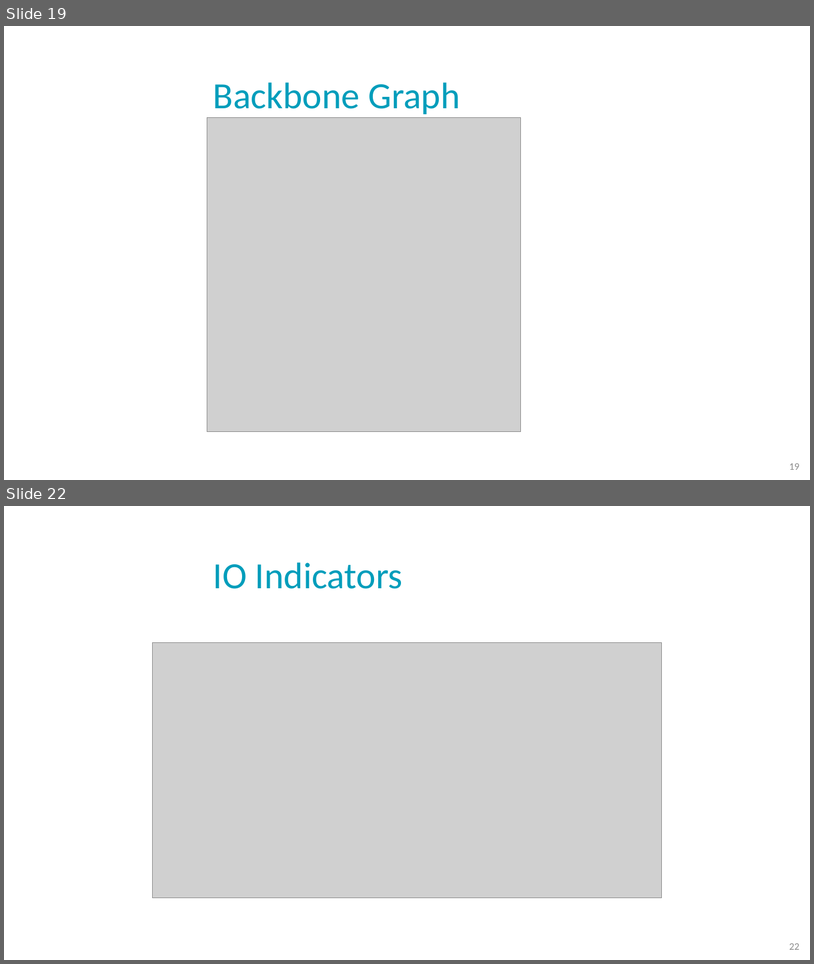
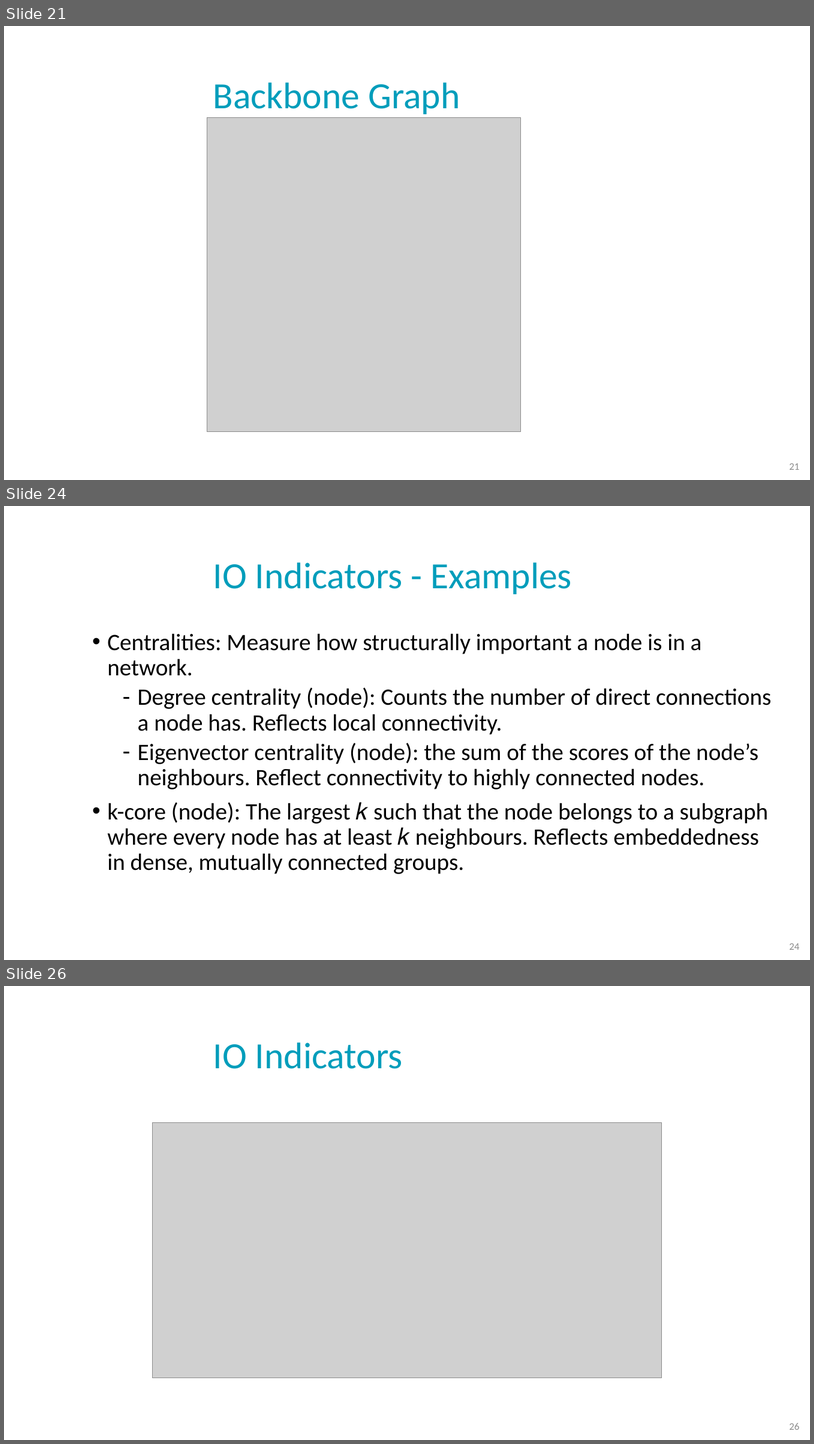
Before and after one commit to NoaTal1996/Backbone-Graph, a slide deck: docs/cbg_saback.pptx. Shown one above the other, each under a label of ours: slides 19 and 22 before the commit, slides 21, 24 and 26 after it; the slides between them are not shown. The pictures are 814x964 and 814x1444 pixels, drawn with LibreOffice and Linux fonts; fonts in the diff are those of the drawing; grey boxes stand for pictures; background and template pictures are left out. Boxes give left, top, right and bottom in pixels: in the first picture for what was removed or moved away, otherwise in the second. Text is boxed around its words. In the diff, an @@ line names an element or a change of style, - is before the commit and + after.

```diff
--- a/docs/cbg_saback.pptx
+++ b/docs/cbg_saback.pptx
@@ slide 24 added at bbox=[4, 506, 810, 960], background picture (left out) @@
@@ title added at bbox=[213, 562, 572, 594], 44 pt, text #009DBB @@
+IO Indicators - Examples
@@ text added at bbox=[107, 633, 771, 874], 28 pt, text #000000 @@
+• Centralities: Measure how structurally important a node is in a network.
+  – Degree centrality (node): Counts the number of direct connections a node has. Reflects local connectivity.
+  – Eigenvector centrality (node): the sum of the scores of the node’s neighbours. Reflect connectivity to highly connected nodes.
+• k-core (node): The largest 𝑘 such that the node belongs to a subgraph where every node has at least 𝑘 neighbours. Reflects embeddedness in dense, mutually connected groups.
@@ page number added at bbox=[789, 943, 800, 949], 12 pt, text #8C8C8C @@
+24
@@ what was slide 19 is now slide 21 @@
@@ page number at bbox=[789, 463, 800, 469]: text changed @@
-19
+21
@@ what was slide 22 is now slide 26 @@
@@ page number at bbox=[789, 1423, 800, 1429]: text changed @@
-22
+26
```
Also in this commit, not shown: 6 slides changed, 11 other slides added, 8 slides removed.
